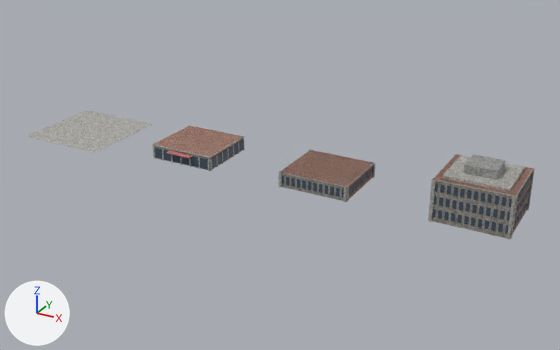
What one commit did to the Blender file objects/VanillaReplacements/Building/BLDCTY28/OG_BLDCTY28.blend.
Rendered twice from a 50 mm camera at (121.5, -128.8, 63.6) aimed at (50.5, 0.2, -0.9). The axes (+X, +Y, +Z) are drawn at lower left. The lights are the same throughout. The older version comes first.

Before the edit, the objects in view are built like this:
```python
ob_cube = bpy.data.objects.new('Cube', me_cube)
ob_cube.parent = ob_part0
ob_cube.location = (0.0, 0.0, 0.015)
ob_cube_001 = bpy.data.objects.new('Cube.001', me_cube_001)
ob_cube_001.parent = ob_part1
ob_cube_001.location = (0.0, 0.0, 1.556)
ob_cube_035 = bpy.data.objects.new('Cube.035', me_cube_035)
ob_cube_035.parent = ob_part1
ob_cube_035.location = (0.0, 0.0, 2.982)
ob_cube_036 = bpy.data.objects.new('Cube.036', me_cube_036)
ob_cube_036.parent = ob_part2
ob_cube_036.location = (0.0, 0.0, 1.556)
ob_cube_092 = bpy.data.objects.new('Cube.092', me_cube_092)
ob_cube_092.parent = ob_part3
ob_cube_092.location = (0.0, 0.0, 4.084)
# also in view: 'Cube.091' at (61.4, 0.0, 3.0); 'Cube.241' at (92.1, 0.0, 9.3); 'Cube.002' at (30.7, -6.7, 1.3); 'Cube.240' at (92.1, 0.0, 8.4); 'Cube.239' at (92.1, 0.0, 8.1)
```
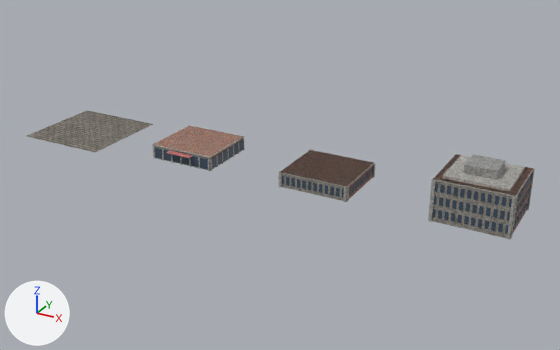
What differs and where, as boxes [x1, y1, x2, y2] in the pictures (560 x 350 px):
'Cube', surface changed (darker)
    both: [27, 110, 153, 152]

The change, as a diff of the scene's bpy script:
```diff
--- a/objects/VanillaReplacements/Building/BLDCTY28/OG_BLDCTY28.blend.py
+++ b/objects/VanillaReplacements/Building/BLDCTY28/OG_BLDCTY28.blend.py
@@ mat_pavement_pavement @@
 mat_pavement_pavement = bpy.data.materials.new('Pavement pavement')
-# nodes: BsdfPrincipled, MixRGB x3, OutputMaterial, TexCoord, TexNoise x3, ValToRGB x3
-# colours: grey #b8b6b1, light grey #cbcbcb, white #ffffff, light grey #c8c8c8, white #e9e9e9
+# nodes: BsdfPrincipled, Bump, MapRange, Math x4, MixRGB, OutputMaterial, TexBrick, TexCoord, TexNoise x3, ValToRGB
+# colours: dark grey #524d44, grey #716b62, grey #8f8980, grey #aca69d, white #ffffff, white #e5e5e2, grey #90908e
@@ mat_brick_brick @@
 n1 = _N.new('ShaderNodeOutputMaterial'); n1.name = 'Material Output'
-n2 = _N.new('ShaderNodeTexCoord'); n2.name = 'Texture Coordinate'
+n4 = _N.new('ShaderNodeTexCoord'); n4.name = 'Texture Coordinate.001'
 n3 = _N.new('ShaderNodeTexBrick'); n3.name = 'Brick Texture'
@@ mat_brick_brick @@
 n3.inputs[5].default_value = 0.035  # 'Mortar Size'
-n4 = _N.new('ShaderNodeTexCoord'); n4.name = 'Texture Coordinate.001'
+n11 = _N.new('ShaderNodeTexCoord'); n11.name = 'Texture Coordinate.002'
 n5 = _N.new('ShaderNodeTexNoise'); n5.name = 'Noise Texture.001'
@@ mat_brick_brick @@
 _L.new(n0.outputs[0], n1.inputs[0])  # 'BSDF' to 'Surface'
-_L.new(n2.outputs[3], n3.inputs[0])  # 'Object' to 'Vector'
-_L.new(n4.outputs[3], n5.inputs[0])  # 'Object' to 'Vector'
 _L.new(n5.outputs[0], n6.inputs[0])  # 'Factor' to 'Factor'
@@ mat_brick_brick @@
 n8 = _N.new('ShaderNodeTexNoise'); n8.name = 'Noise Texture.002'
 _L.new(n6.outputs[0], n7.inputs[2])  # 'Color' to 'Color2'
-_L.new(n4.outputs[3], n8.inputs[0])  # 'Object' to 'Vector'
 _L.new(n8.outputs[0], n9.inputs[0])  # 'Factor' to 'Factor'
@@ mat_brick_brick @@
 _L.new(n10.outputs[0], n0.inputs[0])  # 'Color' to 'Base Color'
+_L.new(n4.outputs[3], n3.inputs[0])  # 'Object' to 'Vector'
+_L.new(n11.outputs[3], n5.inputs[0])  # 'Object' to 'Vector'
+_L.new(n11.outputs[3], n8.inputs[0])  # 'Object' to 'Vector'
```
